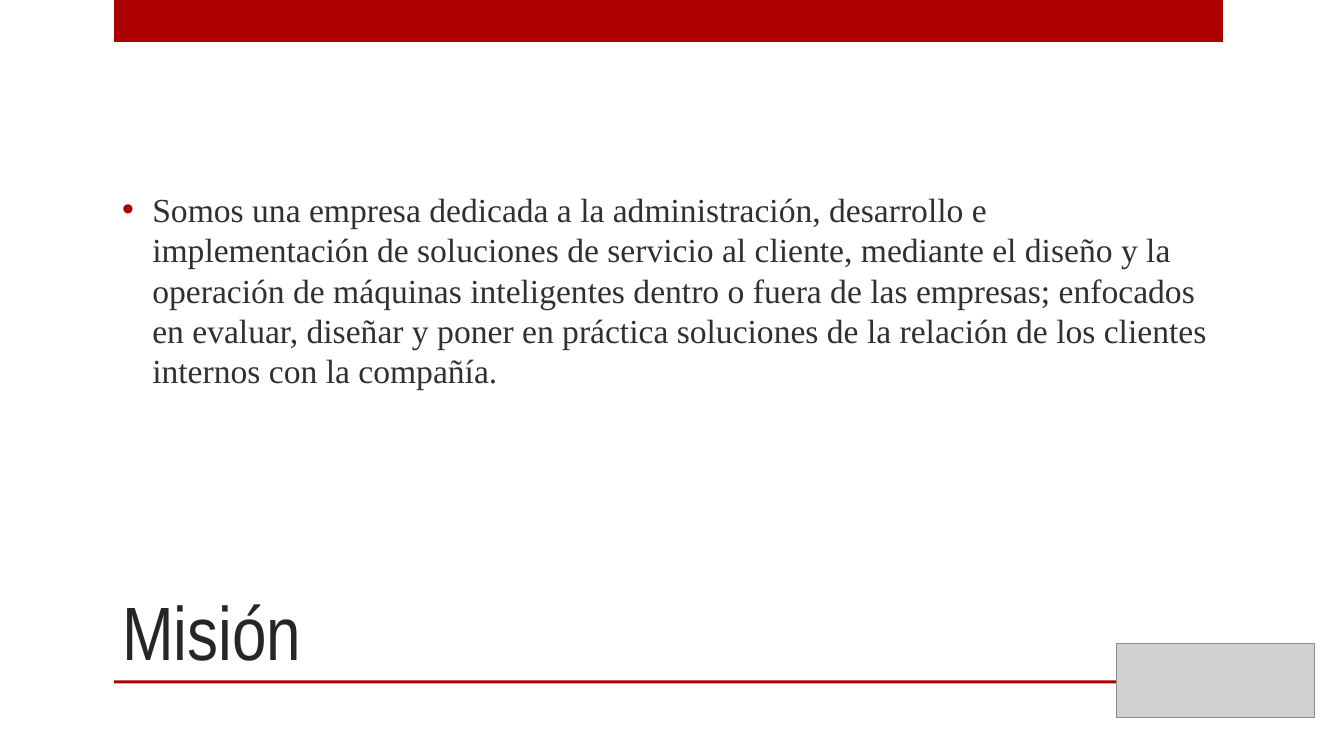
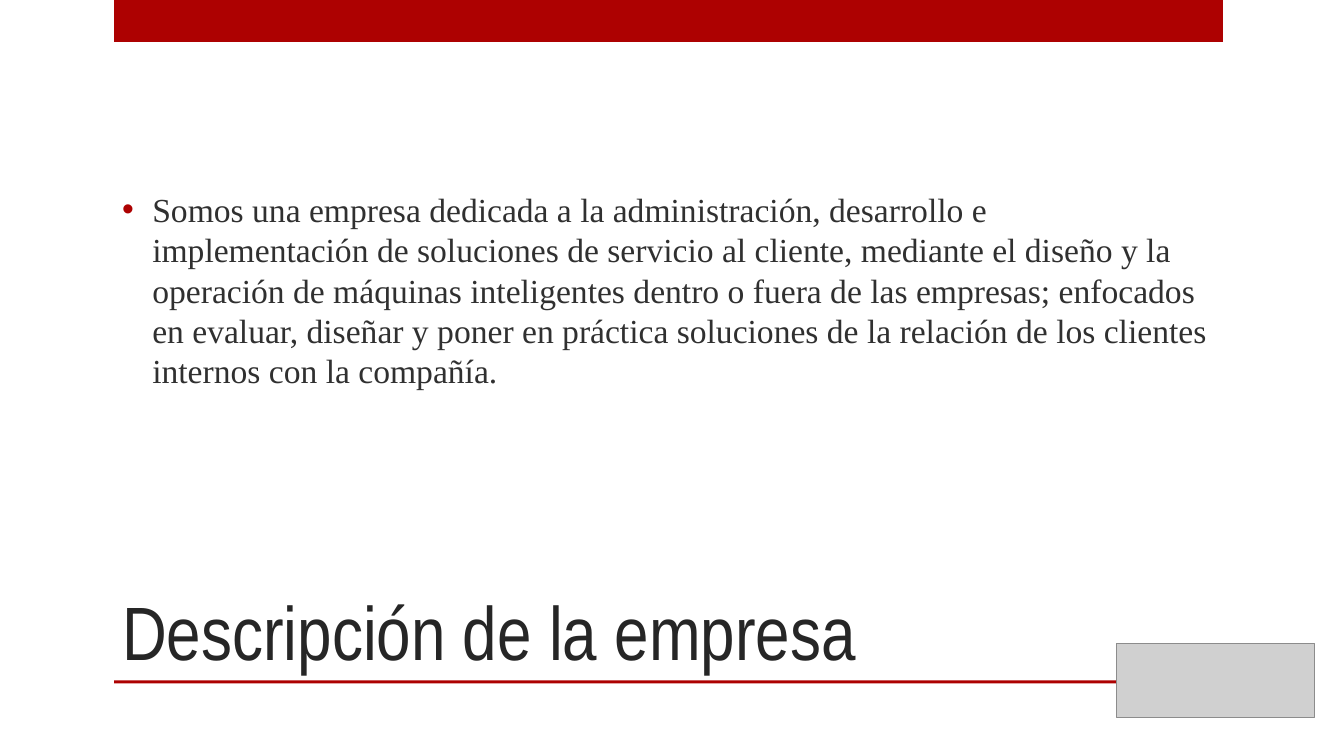
Before and after one commit to Manny2296/AE-APRSOLUTIONSS, a slide deck: slide 2 of co.AE_APRSOLUTIONSS/Presentation/APR Solutionss presentacion.pptx (slide 3 before the commit). Drawn at 1344x756 pixels with LibreOffice and Linux fonts; fonts in the diff are those of the drawing; grey boxes stand for pictures; background and template pictures are left out. Boxes give left, top, right and bottom in pixels: in the first picture for what was removed or moved away, otherwise in the second. Text is boxed around its words. In the diff, an @@ line names an element or a change of style, - is before the commit and + after.

```diff
--- a/co.AE_APRSOLUTIONSS/Presentation/APR Solutionss presentacion.pptx
+++ b/co.AE_APRSOLUTIONSS/Presentation/APR Solutionss presentacion.pptx
@@ title at (x1=122, y1=604, x2=856, y2=675): text changed @@
-Misión
+Descripción de la empresa
```
Also in this commit, not shown: 4 other slides changed, 4 slides added, 2 slides removed, 35 other files.
